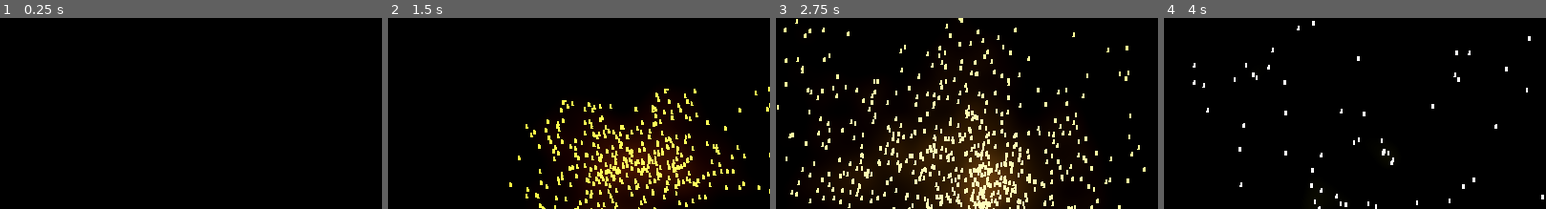
Above: before the commit, frames 1-4 (left to right).
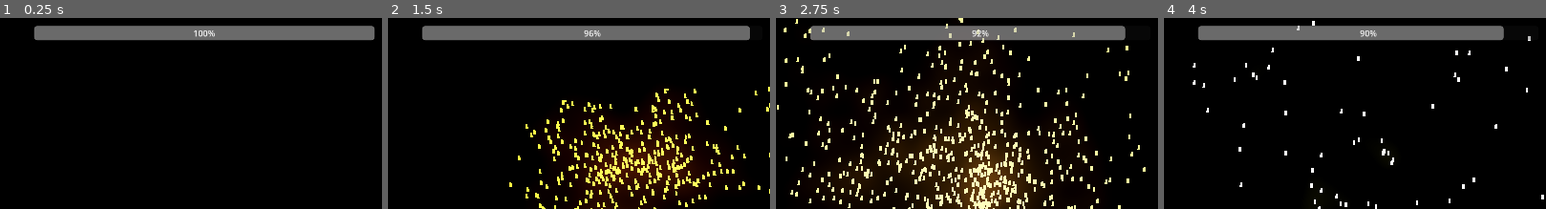
Above: after the commit, the same moments.

Repository: excessive/ludum-dare-59
Game: Godot game, scene res://main.tscn
Two runs of this game, one before a commit and one after it. Both use one fixed random seed, a clock stepped at 60 frames per second and the inputs below.
Inputs (mouse positions are % of the whole screen's width and height, from its top left):
- Up to frame 1 (0.25 s): no input
- Up to frame 2 (1.5 s): tap Enter (ui_accept) at 0.5, 0.77 s; press the mouse at (50, 50) at 0.53 s; hold D (move_right) 0.53-1.28 s; move the mouse to (45, 50) at 1.27 s; release the mouse at (45, 50) at 1.28 s; hold W (move_forward) from 1.28 s (still down); tap K (look_down) at 1.35 s
- Up to frame 3 (2.75 s): keep holding W (move_forward); tap Enter (ui_accept) at 1.52 s; click (45, 50) at 1.55 s; move the mouse to (52, 48) at 2.02 s; press the mouse at (52, 48) at 2.03 s; tap J (look_left) at 2.1 s
- Up to frame 4 (4 s): keep holding W (move_forward); move the mouse to (49, 52) at 2.77 s; release the mouse at (49, 52) at 2.78 s; tap L (look_right) at 2.85 s; tap Enter (ui_accept) at 3.02, 3.77 s; click (49, 52) at 3.05 s; move the mouse to (57, 51) at 3.52 s; press the mouse at (57, 51) at 3.53 s; tap I (look_up) at 3.6 s
The pictures show only the part of the screen within x 23-73%, y 1-51%; the shares and areas given below are measured in that part.

The runs differ from the first frame. In frame 1, 6.7% of the frame differs, in the area x 9-98%, y 4-12%; in frame 2, 6.4%; in frame 3, 6.2%; in frame 4, 6.0%.

Commit message:
add lidar battery and idle recharge

Diff:
--- a/main.tscn
+++ b/main.tscn
@@ -30,6 +30,13 @@
 fog_sky_affect = 0.0
 
 [sub_resource type="CameraAttributesPractical" id="CameraAttributesPractical_0xm2m"]
+
+[sub_resource type="GDScript" id="GDScript_5vw27"]
+script/source = "extends ProgressBar
+
+func _on_lidar_charge_updated(level: float) -> void:
+	set_value_no_signal(clampf(level * 100, 0, 100))
+"
 
 [node name="Node3D" type="Node3D" unique_id=443159061]
 
@@ -82,3 +89,32 @@
 grow_vertical = 2
 script = ExtResource("3_h2yge")
 metadata/_edit_lock_ = true
+
+[node name="AspectRatioContainer" type="AspectRatioContainer" parent="." unique_id=2039080759]
+anchors_preset = 15
+anchor_right = 1.0
+anchor_bottom = 1.0
+grow_horizontal = 2
+grow_vertical = 2
+mouse_filter = 2
+
+[node name="Control" type="Control" parent="AspectRatioContainer" unique_id=1168810205]
+layout_mode = 2
+mouse_filter = 2
+
+[node name="charge" type="ProgressBar" parent="AspectRatioContainer/Control" unique_id=793066537]
+unique_name_in_owner = true
+layout_mode = 1
+anchors_preset = 5
+anchor_left = 0.5
+anchor_right = 0.5
+offset_left = -321.0
+offset_top = 24.0
+offset_right = 321.0
+offset_bottom = 51.0
+grow_horizontal = 2
+mouse_filter = 2
+value = 100.0
+script = SubResource("GDScript_5vw27")
+
+[connection signal="charge_updated" from="CharacterBody3D/Camera3D/Lidar" to="AspectRatioContainer/Control/charge" method="_on_lidar_charge_updated"]
--- a/project.godot
+++ b/project.godot
@@ -63,12 +63,6 @@
 , Object(InputEventJoypadMotion,"resource_local_to_scene":false,"resource_name":"","device":-1,"axis":4,"axis_value":1.0,"script":null)
 ]
 }
-scan_recharge={
-"deadzone": 0.2,
-"events": [Object(InputEventKey,"resource_local_to_scene":false,"resource_name":"","device":-1,"window_id":0,"alt_pressed":false,"shift_pressed":false,"ctrl_pressed":false,"meta_pressed":false,"pressed":false,"keycode":0,"physical_keycode":82,"key_label":0,"unicode":114,"location":0,"echo":false,"script":null)
-, Object(InputEventJoypadButton,"resource_local_to_scene":false,"resource_name":"","device":-1,"button_index":2,"pressure":0.0,"pressed":false,"script":null)
-]
-}
 scan_channel_next={
 "deadzone": 0.2,
 "events": [Object(InputEventMouseButton,"resource_local_to_scene":false,"resource_name":"","device":-1,"window_id":0,"a …(261 unchanged characters)…
--- a/tools/lidar.gd
+++ b/tools/lidar.gd
@@ -9,8 +9,15 @@
 @export_range(1, 100, 1, "prefer_slider") var lidar_ray_count: int = 10
 @export_range(1, 65536, 1, "prefer_slider") var lidar_max_count: int = 16384
 @export_range(1, 90, 0.5, "radians_as_degrees") var lidar_spread: float = PI/4
+@export_range(0, 1, 0.01) var lidar_drain_rate := 0.05
+@export_range(0, 1, 0.01) var lidar_charge_rate := 0.01
+@export_range(0, 10, 0.25) var lidar_charge_delay := 2.0
+var lidar_charge := 1.0
+var lidar_idle := 0.0
 
 var mesh := LidarMesh.new()
+
+signal charge_updated(level: float)
 
 func _ready() -> void:
 	add_child(mesh)
@@ -46,10 +53,20 @@
 		if hit:
 			mesh.record(hit["position"])
 
-func _physics_process(_delta: float) -> void:
+func _physics_process(delta: float) -> void:
 	if channels.is_empty():
 		return
 
 	current_channel = wrapi(current_channel, 0, channels.size())
 	if Input.is_action_pressed(&"scan_forward"):
-		_scan()
+		lidar_idle = 0
+		if lidar_charge > 0:
+			_scan()
+			lidar_charge = maxf(0, lidar_charge - delta * lidar_drain_rate)
+			charge_updated.emit(lidar_charge)
+		pass
+	else:
+		lidar_idle = minf(lidar_charge_delay, lidar_idle + delta)
+		if lidar_idle >= lidar_charge_delay:
+			lidar_charge = minf(1, lidar_charge + delta * lidar_charge_rate)
+			charge_updated.emit(lidar_charge)
